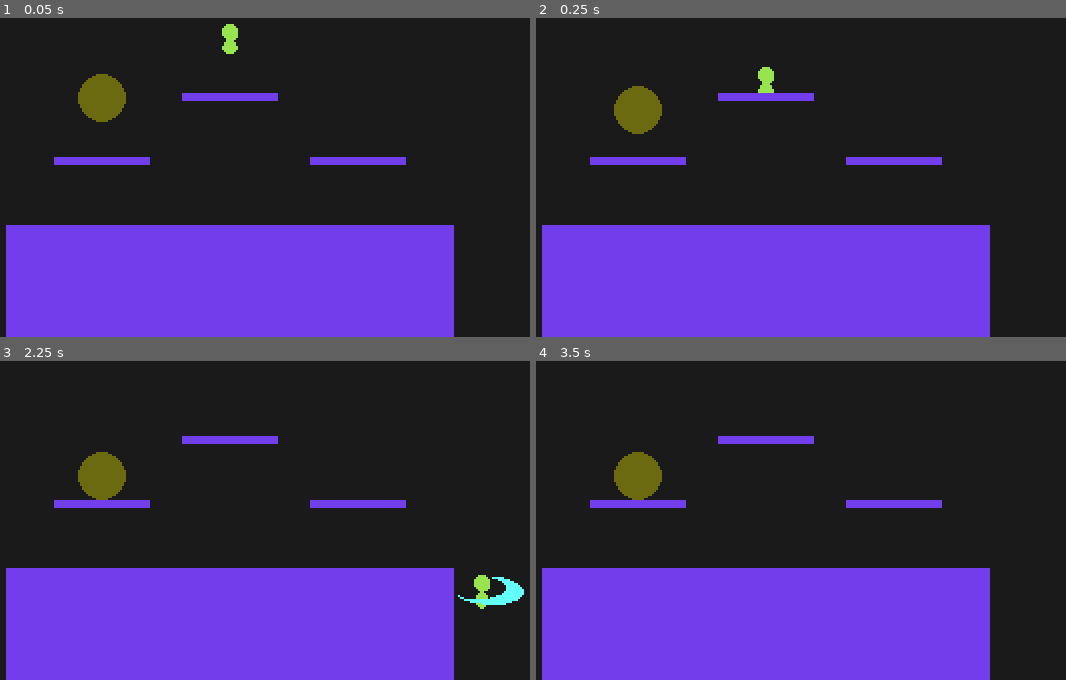
Above: before the commit, frames 1-4 (two rows, left to right).
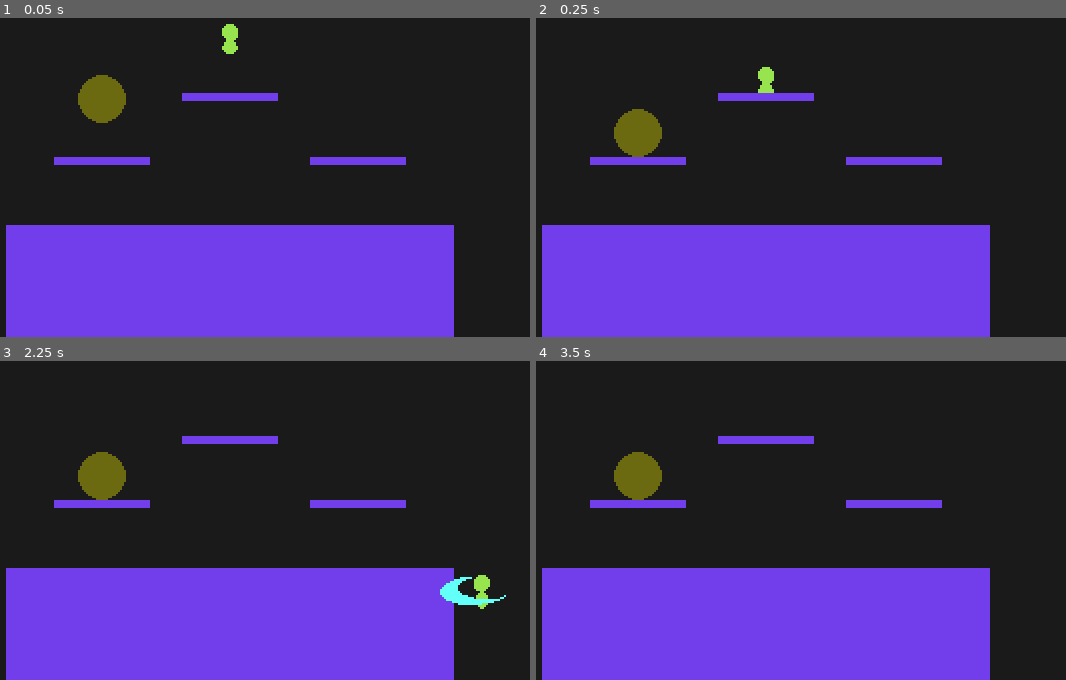
Above: after the commit, the same moments.

Repository: youssefevan/platform-fighter
Game: Godot game, scene res://World.tscn
Same seed, same stepped clock (60 frames per second), same inputs: the game is played once before the commit and once after it.
Inputs:
- Up to frame 1 (0.05 s): no input
- Up to frame 2 (0.25 s): no input
- Up to frame 3 (2.25 s): hold Right (right) 0.53-2.03 s; tap X (attack) at 0.6, 1.55, 2.1 s; tap Z (jump) at 0.77, 0.8, 1.07, 1.35, 1.52, 1.82 s; hold Left (left) from 2.03 s (still down)
- Up to frame 4 (3.5 s): tap Z (jump) at 2.3, 3.02, 3.32 s; tap Enter at 2.75 s; release Left (left) at 2.78 s; hold Right (right) from 2.78 s (still down); tap X (attack) at 2.85 s

The runs differ from the first frame. In frame 1, less than 0.1% of the frame differs, in the area x 14-24%, y 17-33%; in frame 2, 1.2%, in the area x 14-24%, y 21-44%; in frame 3, 0.6%; in frame 4, nothing differs.

Commit message:
Side Aerial adjustment
Side aerial now flips to input direction

Diff:
--- a/PlatformFighter/Scenes/Characters/Timber.tscn
+++ b/PlatformFighter/Scenes/Characters/Timber.tscn
@@ -106,10 +106,10 @@
 tracks/4/imported = false
 tracks/4/enabled = true
 tracks/4/keys = {
-"times": PoolRealArray( 0, 0.1, 0.166667 ),
-"transitions": PoolRealArray( 1, 1, 1 ),
-"update": 1,
-"values": [ 0.0, 6.0, 0.0 ]
+"times": PoolRealArray( 0.1 ),
+"transitions": PoolRealArray( 1 ),
+"update": 1,
+"values": [ 8.0 ]
 }
 tracks/5/type = "value"
 tracks/5/path = NodePath("Hitbox:kb_power")
@@ -118,10 +118,10 @@
 tracks/5/imported = false
 tracks/5/enabled = true
 tracks/5/keys = {
-"times": PoolRealArray( 0, 0.1, 0.166667 ),
-"transitions": PoolRealArray( 1, 1, 1 ),
-"update": 1,
-"values": [ 0.0, 150.0, 0.0 ]
+"times": PoolRealArray( 0.1 ),
+"transitions": PoolRealArray( 1 ),
+"update": 1,
+"values": [ 150.0 ]
 }
 tracks/6/type = "value"
 tracks/6/path = NodePath("Hitbox:kb_angle")
@@ -130,10 +130,10 @@
 tracks/6/imported = false
 tracks/6/enabled = true
 tracks/6/keys = {
-"times": PoolRealArray( 0, 0.1, 0.166667 ),
-"transitions": PoolRealArray( 1, 1, 1 ),
-"update": 1,
-"values": [ 0.0, -60.0, 0.0 ]
+"times": PoolRealArray( 0.1 ),
+"transitions": PoolRealArray( 1 ),
+"update": 1,
+"values": [ -60.0 ]
 }
 
 [sub_resource type="Animation" id=30]
@@ -272,6 +272,42 @@
 "transitions": PoolRealArray( 1, 1, 1 ),
 "update": 1,
 "values": [ Vector2( 0, 0 ), Vector2( 10, -7 ), Vector2( 0, 0 ) ]
+}
+tracks/4/type = "value"
+tracks/4/path = NodePath("Hitbox:damage")
+tracks/4/interp = 1
+tracks/4/loop_wrap = true
+tracks/4/imported = false
+tracks/4/enabled = true
+tracks/4/keys = {
+"times": PoolRealArray( 0.05 ),
+"transitions": PoolRealArray( 1 ),
+"update": 0,
+"values": [ 3.0 ]
+}
+tracks/5/type = "value"
+tracks/5/path = NodePath("Hitbox:kb_power")
+tracks/5/interp = 1
+tracks/5/loop_wrap = true
+tracks/5/imported = false
+tracks/5/enabled = true
+tracks/5/keys = {
+"times": PoolRealArray( 0.05 ),
+"transitions": PoolRealArray( 1 ),
+"update": 0,
+"values": [ 50.0 ]
+}
+tracks/6/type = "value"
+tracks/6/path = NodePath("Hitbox:kb_angle")
+tracks/6/interp = 1
+tracks/6/loop_wrap = true
+tracks/6/imported = false
+tracks/6/enabled = true
+tracks/6/keys = {
+"times": PoolRealArray( 0.05 ),
+"transitions": PoolRealArray( 1 ),
+"update": 0,
+"values": [ -80.0 ]
 }
 
 [sub_resource type="Animation" id=13]
@@ -456,12 +492,7 @@
 hframes = 1
 vframes = 1
 region_enabled = true
-region_rect = Rect2( 32, 96, 64, 32 )
-
-[node name="Hitbox" parent="." index="2"]
-damage = 6.0
-kb_power = 150.0
-kb_angle = 60.0
+region_rect = Rect2( 32, 192, 32, 64 )
 
 [node name="Bounds" parent="Hitbox" index="0"]
 shape = null
--- a/PlatformFighter/Scripts/CharacterBase/character_base.gd
+++ b/PlatformFighter/Scripts/CharacterBase/character_base.gd
@@ -128,6 +128,7 @@
 			if is_on_floor() == true:
 				attack = ground_down
 			else:
+
 				attack = aerial_down
 
 		if abs(dir.x) >= 0.5:
@@ -135,6 +136,10 @@
 				attack = ground_side
 			else:
 				attack = aerial_side
+				if dir.x < 0:
+					sprite.flip_h = true
+				elif dir.x > 0:
+					sprite.flip_h = false
 
 	return attack
 
--- a/PlatformFighter/Scripts/test.gd
+++ b/PlatformFighter/Scripts/test.gd
@@ -3,14 +3,14 @@
 var got_hit = false
 var kb
 
-var grav = 200
+var grav = 600
 
 var velocity = Vector2.ZERO
 
 func _physics_process(delta):
 	#print(velocity)
 	if got_hit == true:
-		print("hit")
+		velocity = Vector2.ZERO
 		velocity += kb
 		got_hit = false
 
@@ -19,7 +19,10 @@
 	else:
 		pass
 
-	velocity.x = lerp(velocity.x, 0, 3 * delta)
+	if is_on_floor():
+		velocity.x = lerp(velocity.x, 0, 8 * delta)
+	else:
+		velocity.x = lerp(velocity.x, 0, 3 * delta)
 
 	velocity = move_and_slide(velocity, Vector2.UP)
 
